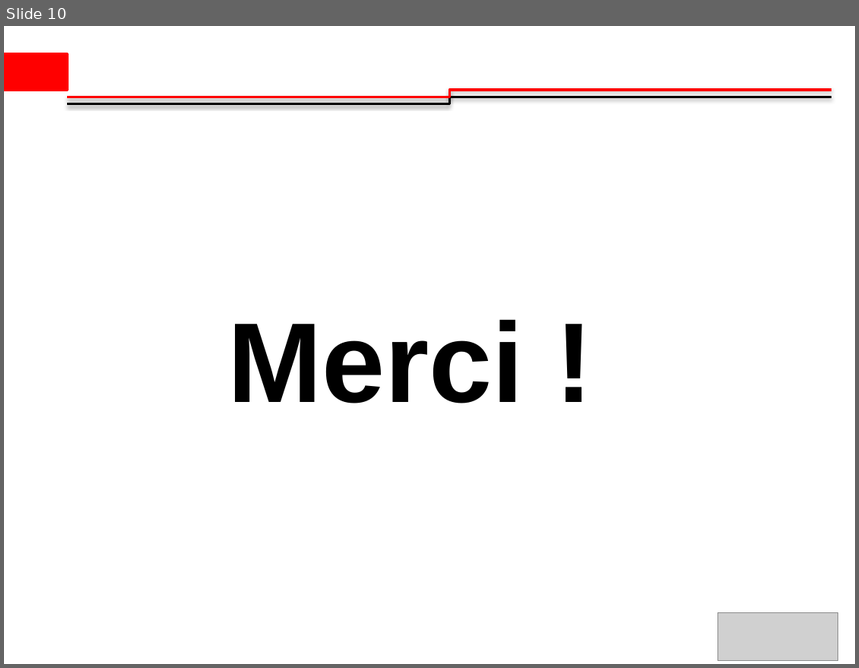
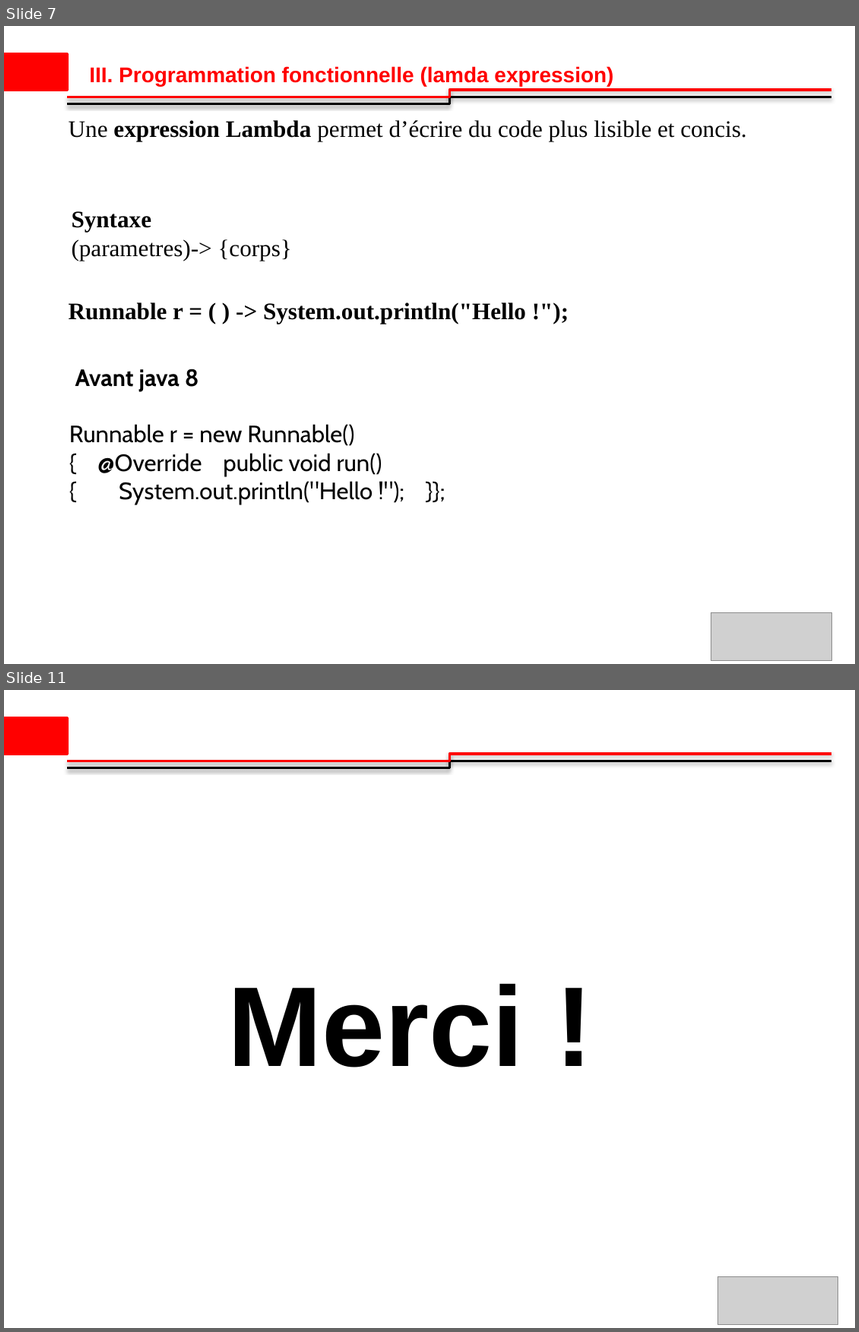
Before and after one commit to ibrahimsava/Osis-training-in-java, a slide deck: Osis_Presentation_Ibrahim_SAVADOGO_2 [Autosaved].pptx. Shown one above the other, each under a label of ours: slide 10 before the commit, slides 7 and 11 after it; the slides between them are not shown. The pictures are 859x668 and 859x1332 pixels, drawn with LibreOffice and Linux fonts; fonts in the diff are those of the drawing; grey boxes stand for pictures; background and template pictures are left out. Boxes give left, top, right and bottom in pixels: in the first picture for what was removed or moved away, otherwise in the second. Text is boxed around its words. In the diff, an @@ line names an element or a change of style, - is before the commit and + after.

```diff
--- a/Osis_Presentation_Ibrahim_SAVADOGO_2 [Autosaved].pptx
+++ b/Osis_Presentation_Ibrahim_SAVADOGO_2 [Autosaved].pptx
@@ slide 7 added at bbox=[4, 26, 855, 664], background #FFFFFF; not listed: 3 template elements that a slide beside it also shows @@
@@ text added at bbox=[89, 66, 614, 86], 18 pt, text #FF0000, bold @@
+III. Programmation fonctionnelle (lamda expression)
@@ text added at bbox=[69, 120, 747, 141], 20 pt, text #000000 @@
+Une expression Lambda permet d’écrire du code plus lisible et concis.
@@ text added at bbox=[72, 211, 292, 260], 20 pt, text #000000 @@
+Syntaxe
+(parametres)-> {corps}
@@ text added at bbox=[69, 303, 526, 324], 20 pt, text #000000, bold @@
+Runnable r = ( ) -> System.out.println("Hello !");
@@ text added at bbox=[69, 369, 382, 506], 20 pt, text #000000 @@
+Avant java 8
+Runnable r = new Runnable() { @Override public void run() { System.out.println("Hello !"); }};
@@ picture added at bbox=[712, 613, 832, 661] @@
@@ what was slide 10 is now slide 11 @@
```
Also in this commit, not shown: 7 slides changed, 2 other slides added, 2 slides removed, 1 other file.
